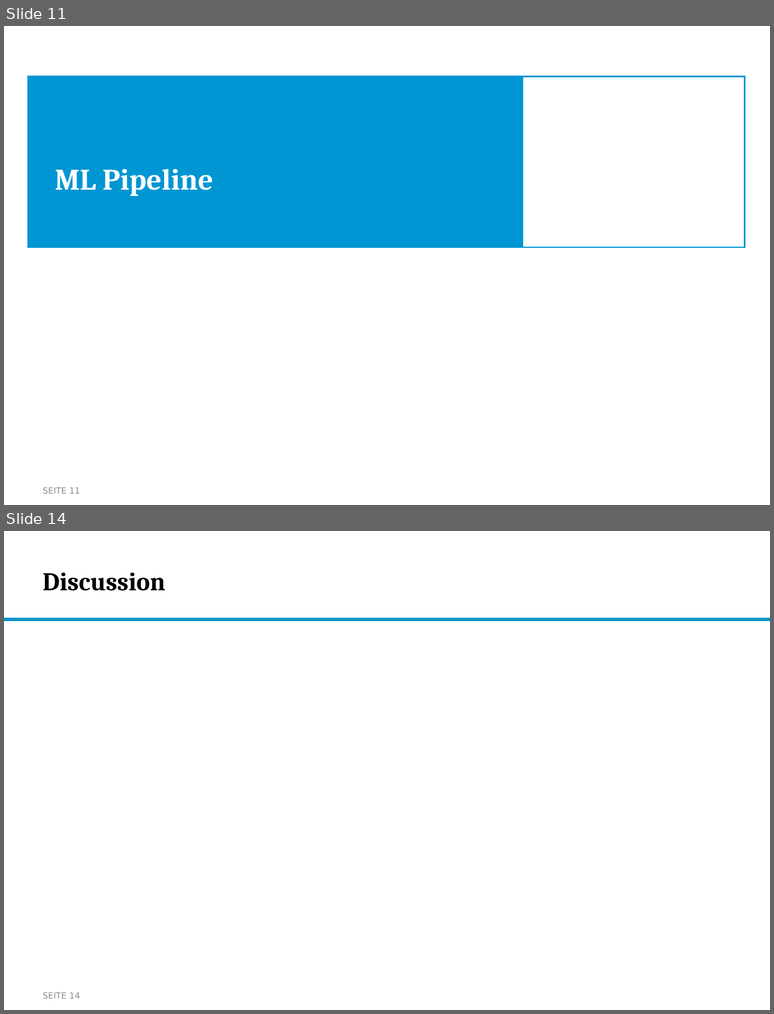
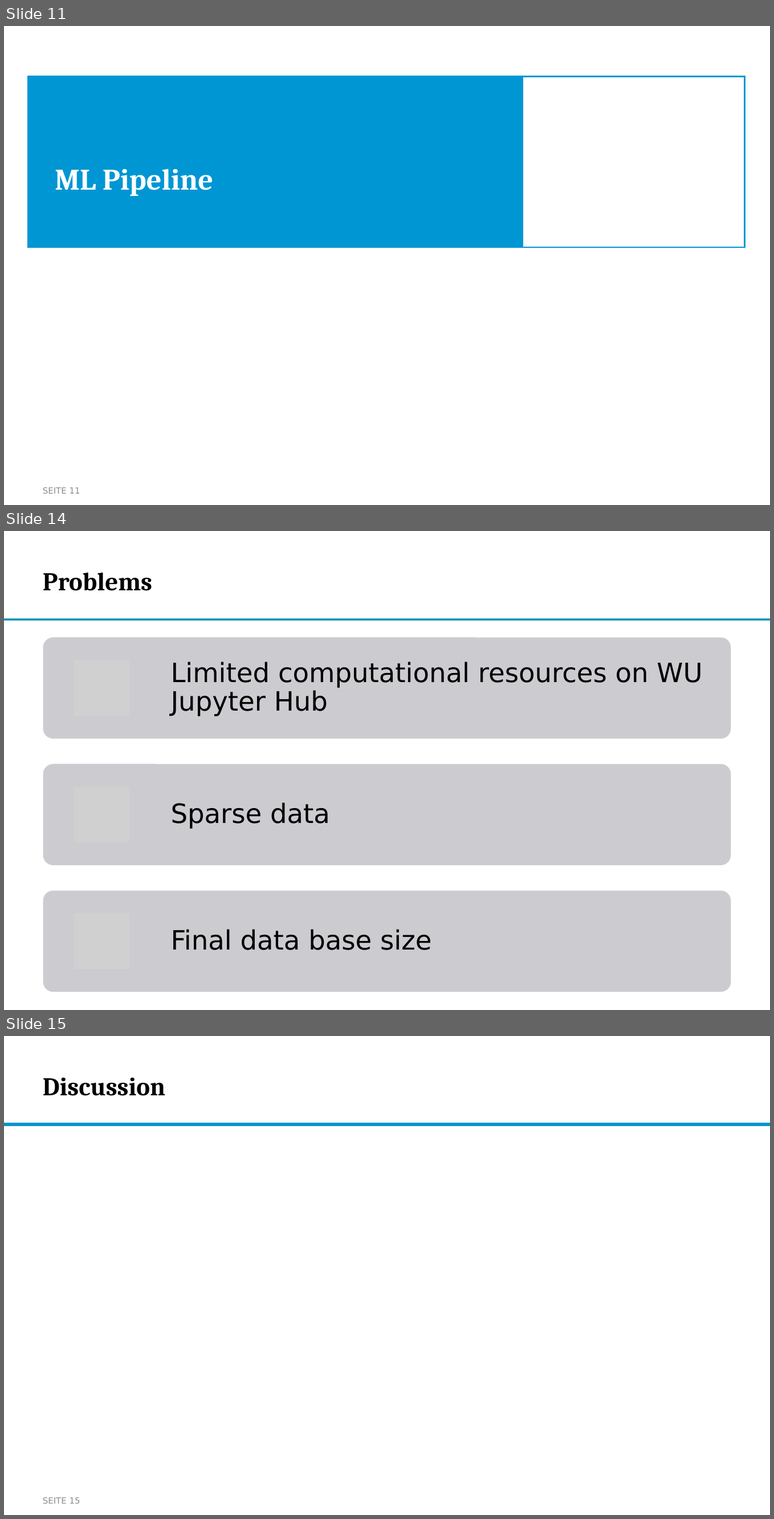
Before and after one commit to nikmaster/wu_dslab_infrared-city, a slide deck: deliverables/3b. intermediate slides/Intermediate Slides.pptx. Shown one above the other, each under a label of ours: slides 11 and 14 before the commit, slides 11, 14 and 15 after it; the slides between them are not shown. The pictures are 774x1014 and 774x1519 pixels, drawn with LibreOffice and Linux fonts; fonts in the diff are those of the drawing; grey boxes stand for pictures; background and template pictures are left out. Boxes give left, top, right and bottom in pixels: in the first picture for what was removed or moved away, otherwise in the second. Text is boxed around its words. In the diff, an @@ line names an element or a change of style, - is before the commit and + after.

```diff
--- a/deliverables/3b. intermediate slides/Intermediate Slides.pptx
+++ b/deliverables/3b. intermediate slides/Intermediate Slides.pptx
@@ slide 14 added at [4,531,770,1010], background #FFFFFF @@
@@ title added at [43,573,152,591], 24 pt, text #000000, bold @@
+Problems
@@ rectangle added at [4,618,770,620], fill #0C94B7 @@
@@ group added at [43,638,731,992]: 3 rounded rectangles, 3 pictures, 3 texts @@
+Limited computational resources on WU Jupyter Hub
+Sparse data
+Final data base size
@@ what was slide 14 is now slide 15 @@
@@ page number at [43,1497,80,1503]: text changed @@
-SEITE 14
+SEITE 15
```
Also in this commit, not shown: 2 other slides added, 2 slides removed.
